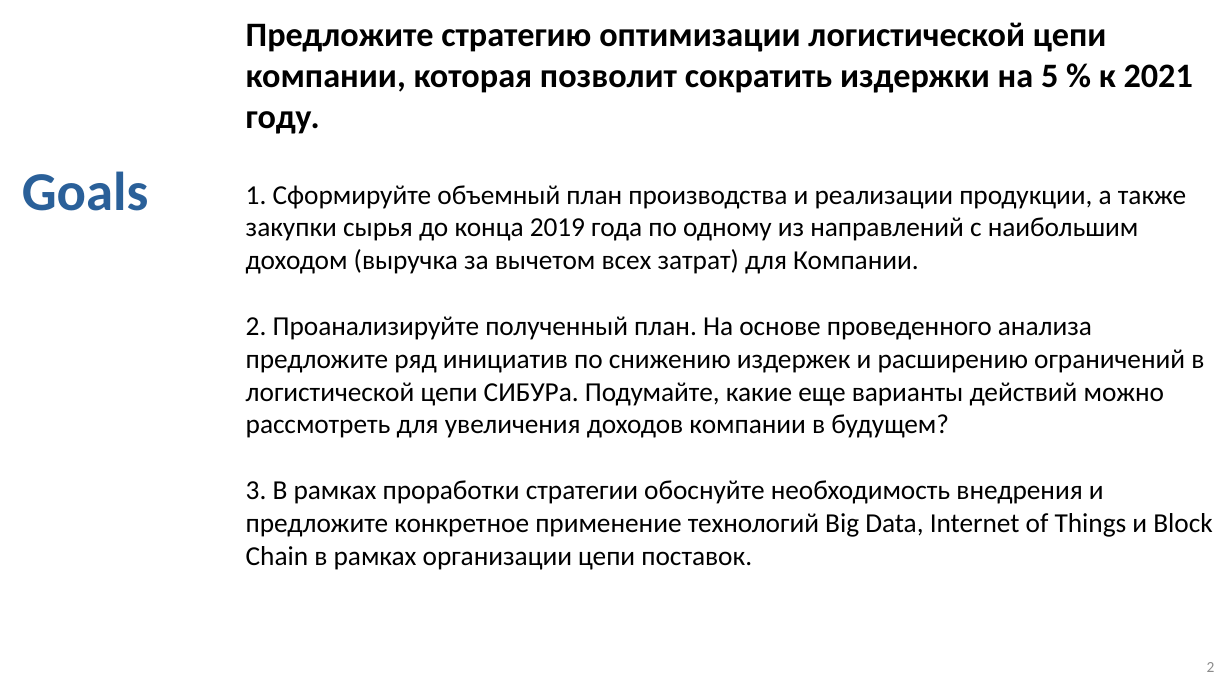
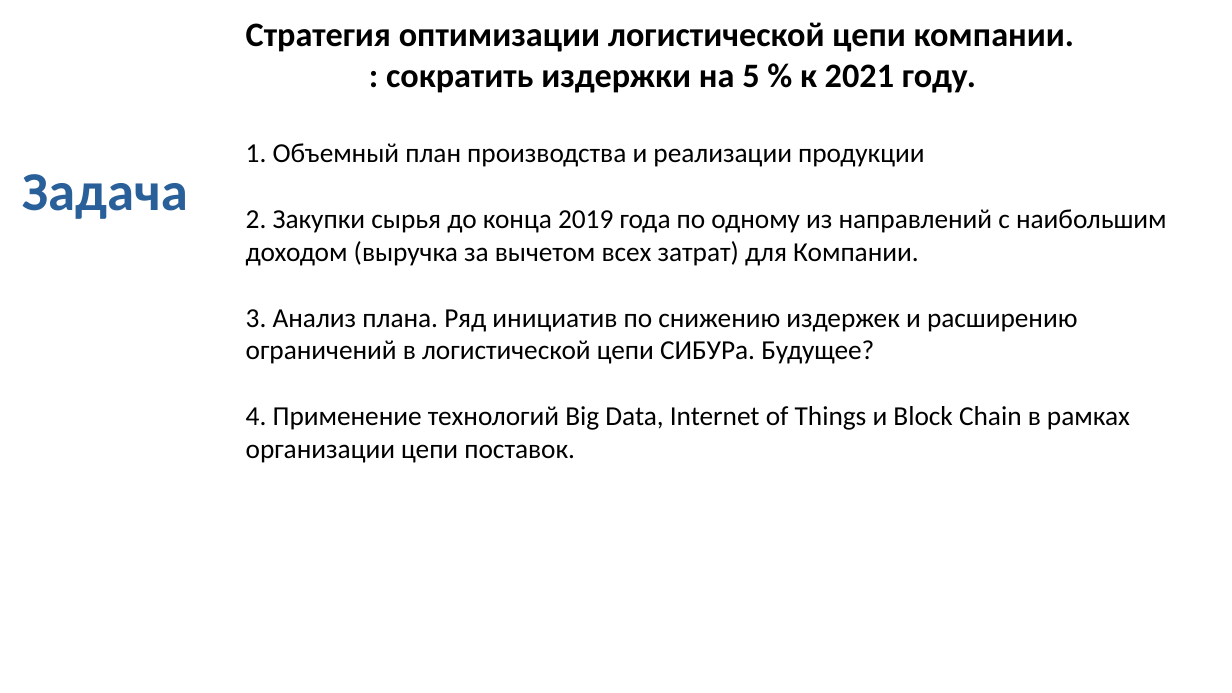
Before and after one commit to Tenfleques/case-supply-chain, a slide deck: slide 2 of Case.pptx. Drawn at 1232x693 pixels with LibreOffice and Linux fonts; fonts in the diff are those of the drawing. Boxes give left, top, right and bottom in pixels: in the first picture for what was removed or moved away, otherwise in the second. Text is boxed around its words. In the diff, an @@ line names an element or a change of style, - is before the commit and + after.

```diff
--- a/Case.pptx
+++ b/Case.pptx
@@ text at bbox=[246, 22, 1167, 463]: text changed @@
-Предложите стратегию оптимизации логистической цепи компании, которая позволит сократить издержки на 5 % к 2021 году.
-1. Сформируйте объемный план производства и реализации продукции, а также закупки сырья до конца 2019 года по одному из направлений с наибольшим доходом (выручка за вычетом всех затрат) для Компании.
-2. Проанализируйте полученный план. На основе проведенного анализа предложите ряд инициатив по снижению издержек и расширению ограничений в логистической цепи СИБУРа. Подумайте, какие еще варианты действий можно рассмотреть для увеличения доходов компании в будущем?
-3. В рамках проработки стратегии обоснуйте необходимость внедрения и предложите конкретное применение технологий Big Data, Internet of Things и Block Chain в рамках организации цепи поставок.
+Cтратегия оптимизации логистической цепи компании.
+: сократить издержки на 5 % к 2021 году.
+1. Объемный план производства и реализации продукции
+2. Закупки сырья до конца 2019 года по одному из направлений с наибольшим доходом (выручка за вычетом всех затрат) для Компании.
+3. Анализ плана. Ряд инициатив по снижению издержек и расширению ограничений в логистической цепи СИБУРа. Будущее?
+4. Применение технологий Big Data, Internet of Things и Block Chain в рамках организации цепи поставок.
@@ text at bbox=[22, 174, 188, 219]: text changed @@
-Goals
+Задача
@@ page number removed at bbox=[1207, 662, 1215, 672] @@
-2
```
Also in this commit, not shown: 9 other slides changed, 1 slide added, 1 slide removed, 10 other files.
